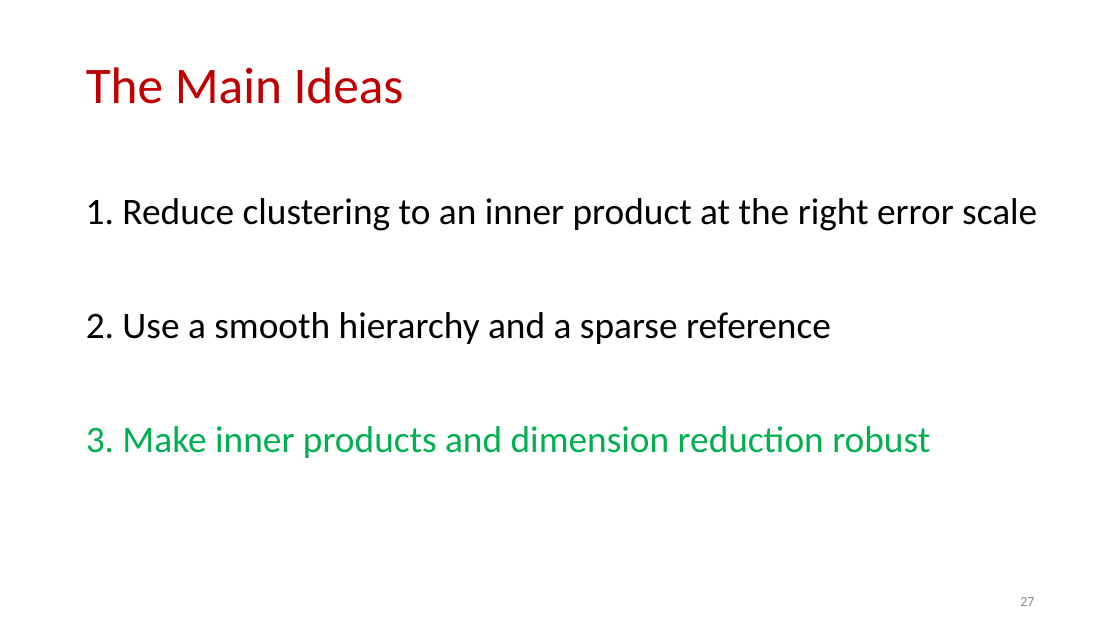
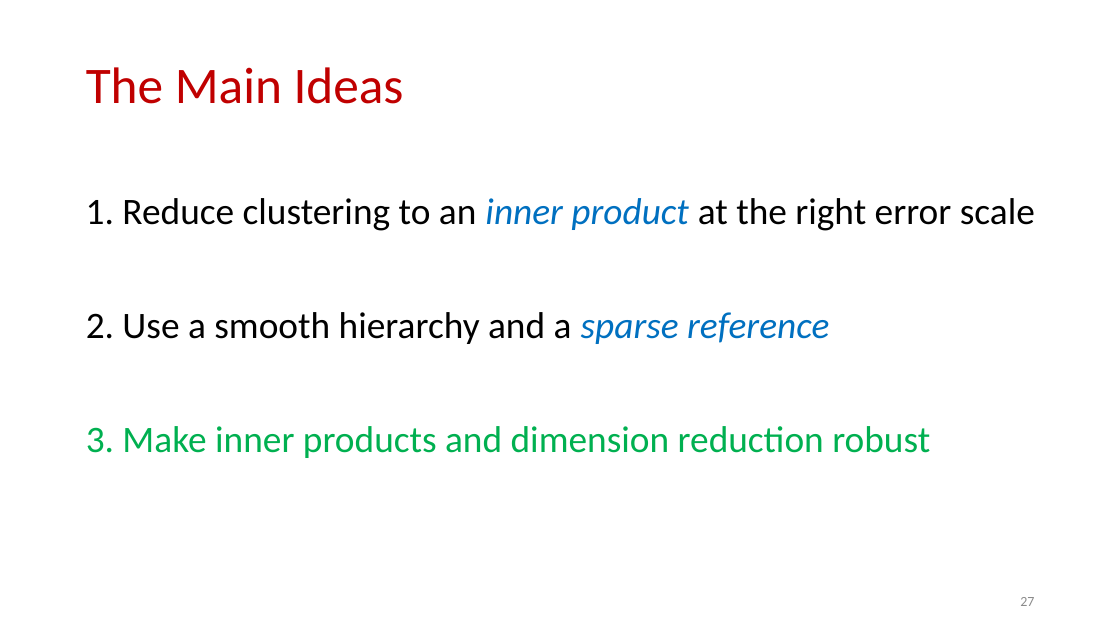
Before and after one commit to samsonzhou/samsonzhou.github.io, a slide deck: slide 27 of other-talks/stoc-talk-clustering.pptx. Drawn at 1120x630 pixels with LibreOffice and Linux fonts; fonts in the diff are those of the drawing. Boxes give left, top, right and bottom in pixels: in the first picture for what was removed or moved away, otherwise in the second. Text is boxed around its words. In the diff, an @@ line names an element or a change of style, - is before the commit and + after.

```diff
--- a/other-talks/stoc-talk-clustering.pptx
+++ b/other-talks/stoc-talk-clustering.pptx
@@ text "1. Reduce clustering to an ..." at bbox=[86, 198, 1035, 231]: text colour #000000 to #0070C0, italic on in "inner product" @@
@@ text "2. Use a smooth hierarchy ..." at bbox=[86, 312, 829, 344]: text colour #000000 to #0070C0, italic on in "sparse reference" @@
```
Also in this commit, not shown: 5 other slides changed, 11 other files.
